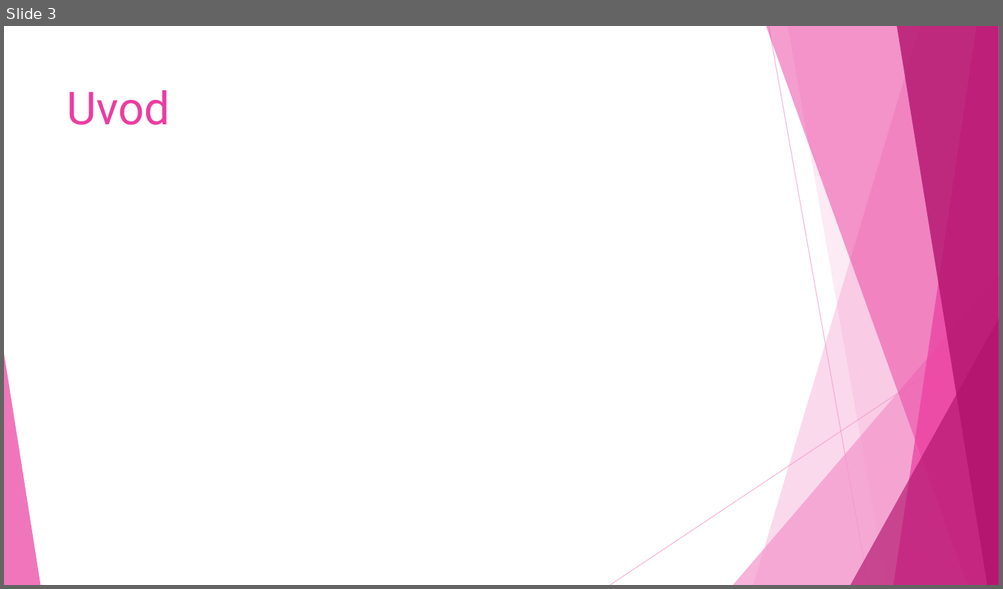
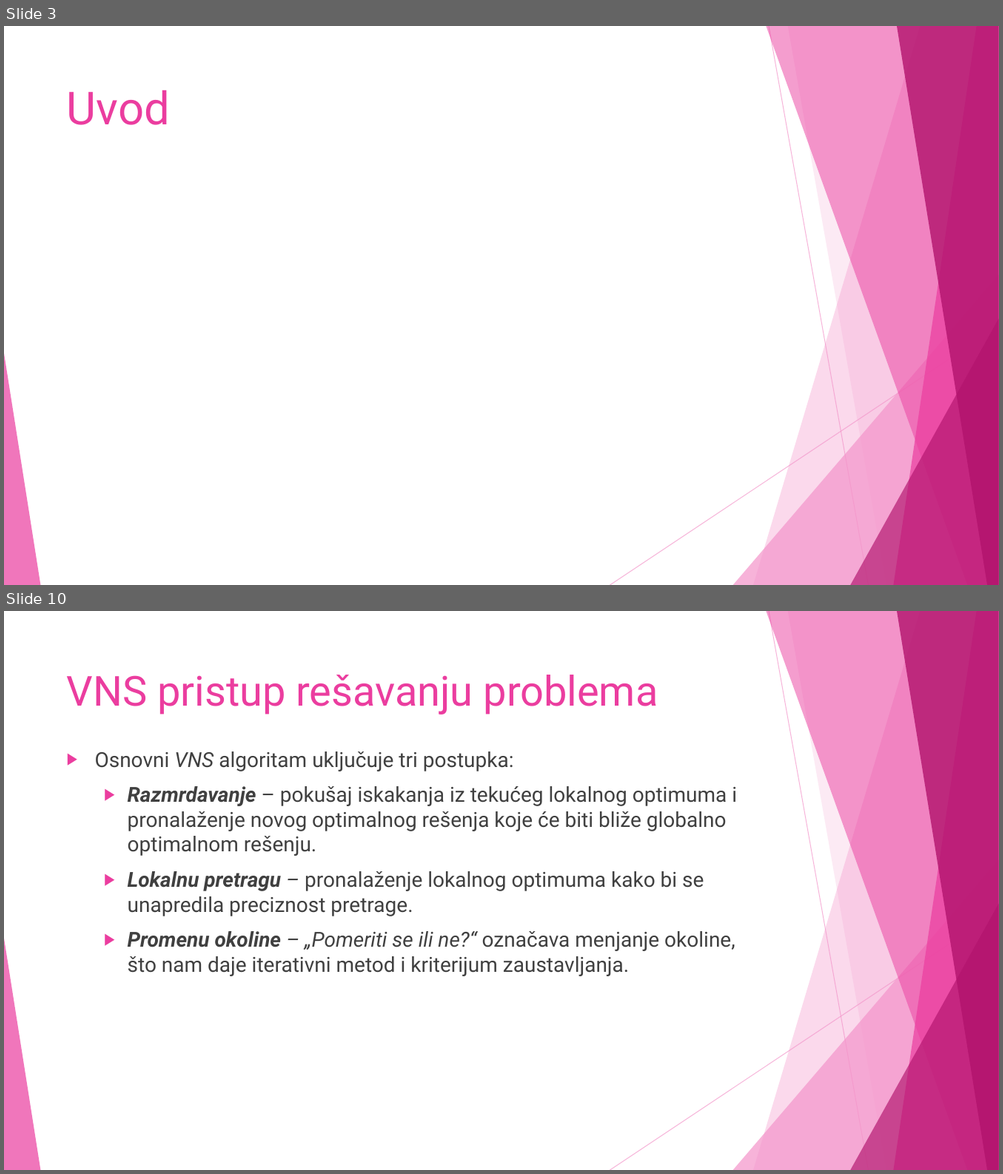
Before and after one commit to NevenaaNikolic/Bandwidth-minimization-problem, a slide deck: Presentation/BMP.ppsx. Shown one above the other, each under a label of ours: slide 3 before the commit, slides 3 and 10 after it; the slides between them are not shown. The pictures are 1003x589 and 1003x1174 pixels, drawn with LibreOffice and Linux fonts; fonts in the diff are those of the drawing; grey boxes stand for pictures. Boxes give left, top, right and bottom in pixels: in the first picture for what was removed or moved away, otherwise in the second. Text is boxed around its words. In the diff, an @@ line names an element or a change of style, - is before the commit and + after.

```diff
--- a/Presentation/BMP.ppsx
+++ b/Presentation/BMP.ppsx
@@ slide 10 added at (x1=4, y1=611, x2=999, y2=1170), background #FFFFFF; not listed: 10 template elements that a slide beside it also shows @@
@@ title added at (x1=67, y1=675, x2=658, y2=715), 40 pt, text #EB3D9F @@
+VNS pristup rešavanju problema
@@ text added at (x1=95, y1=752, x2=737, y2=977), 20 pt, text #404040 @@
+▶ Osnovni VNS algoritam uključuje tri postupka:
+  ▶ Razmrdavanje – pokušaj iskakanja iz tekućeg lokalnog optimuma i pronalaženje novog optimalnog rešenja koje će biti bliže globalno optimalnom rešenju.
+  ▶ Lokalnu pretragu – pronalaženje lokalnog optimuma kako bi se unapredila preciznost pretrage.
+  ▶ Promenu okoline – „Pomeriti se ili ne?“ označava menjanje okoline, što nam daje iterativni metod i kriterijum zaustavljanja.
```
Also in this commit, not shown: 8 other slides added.
